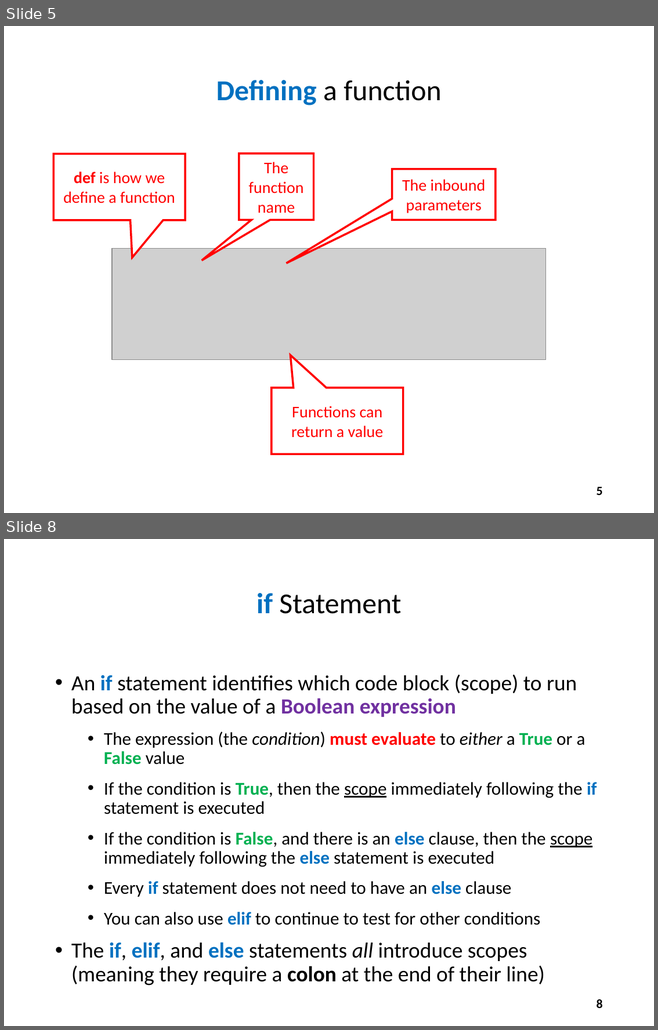
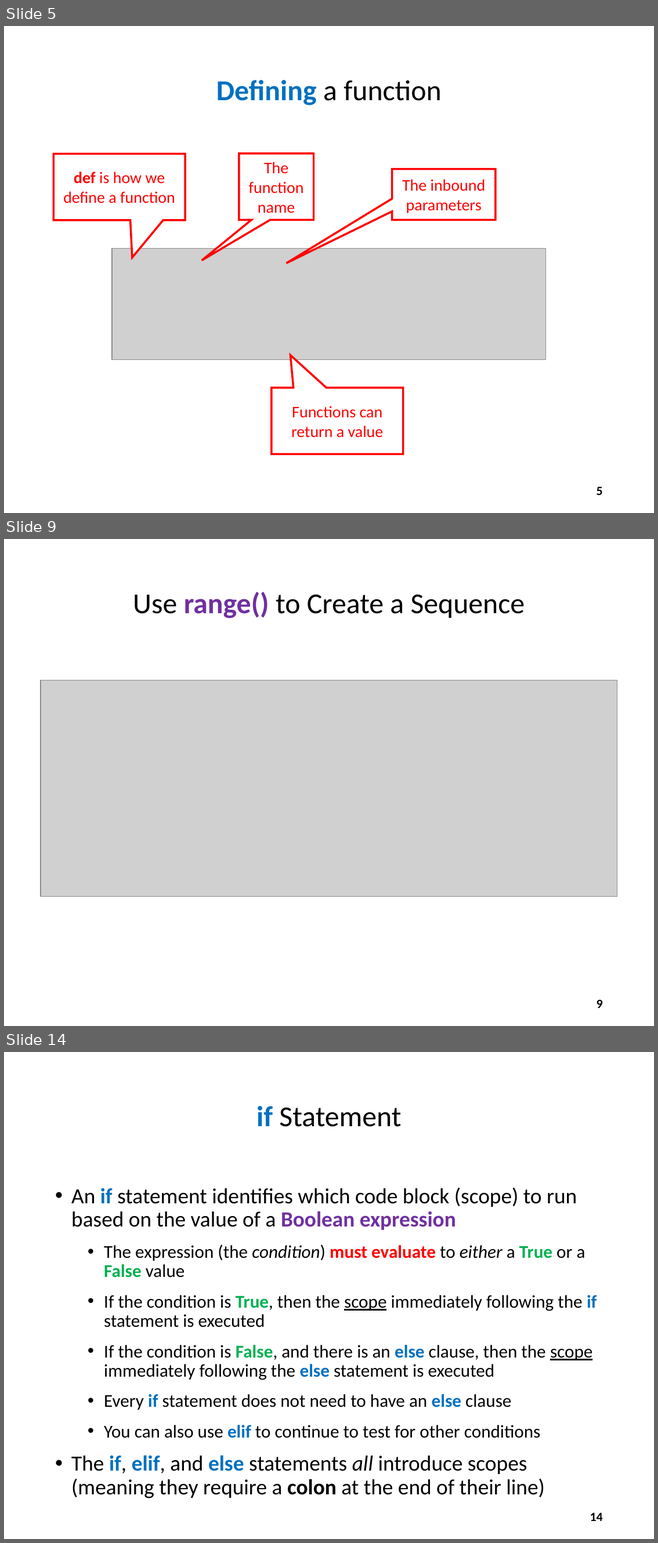
Before and after one commit to dbiersach/scicomp101, a slide deck: Session 04 - Functions and Logic/Session 04 - Functions and Logic.pptx. Shown one above the other, each under a label of ours: slides 5 and 8 before the commit, slides 5, 9 and 14 after it; the slides between them are not shown. The pictures are 658x1030 and 658x1543 pixels, drawn with LibreOffice and Linux fonts; fonts in the diff are those of the drawing; grey boxes stand for pictures. Boxes give left, top, right and bottom in pixels: in the first picture for what was removed or moved away, otherwise in the second. Text is boxed around its words. In the diff, an @@ line names an element or a change of style, - is before the commit and + after.

```diff
--- a/Session 04 - Functions and Logic/Session 04 - Functions and Logic.pptx
+++ b/Session 04 - Functions and Logic/Session 04 - Functions and Logic.pptx
@@ slide 9 added at (x1=4, y1=539, x2=654, y2=1026), background #FFFFFF @@
@@ title added at (x1=133, y1=592, x2=525, y2=618), 32 pt, text #000000 @@
+Use range() to Create a Sequence
@@ picture added at (x1=41, y1=680, x2=616, y2=896) @@
@@ page number added at (x1=596, y1=1000, x2=603, y2=1008), 14 pt, text #000000, bold @@
+9
@@ what was slide 8 is now slide 14 @@
@@ page number at (x1=590, y1=1513, x2=603, y2=1521): text changed @@
-8
+14
```
Also in this commit, not shown: 2 slides changed, 10 other slides added, 6 other files.
